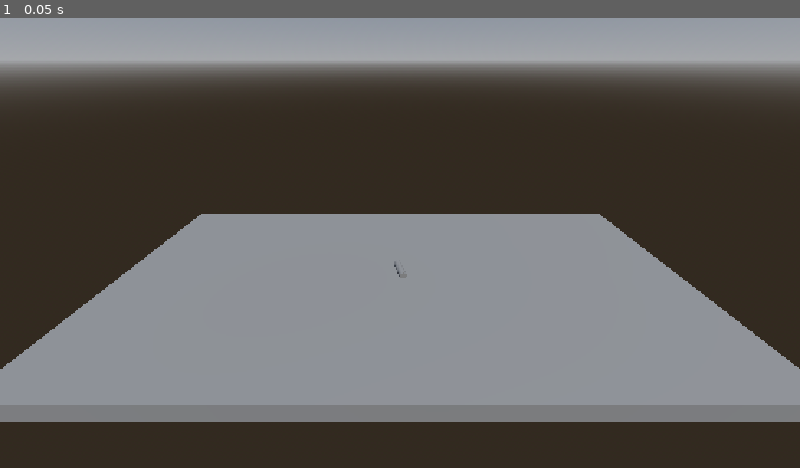
Above: before the commit, frame 1.
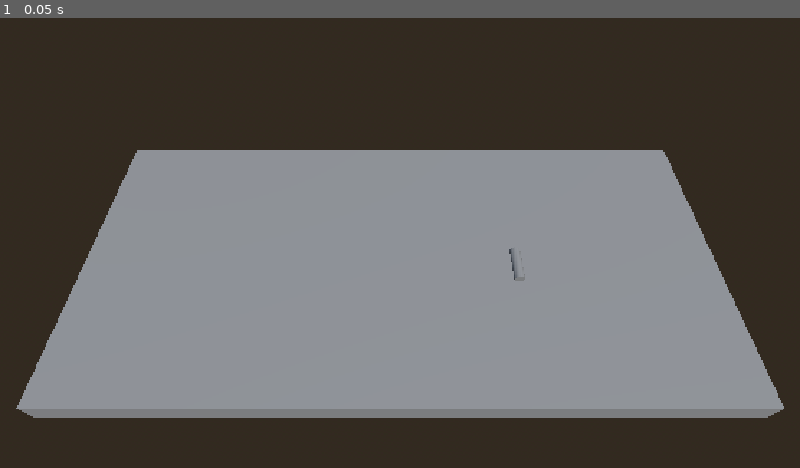
Above: after the commit, the same moment.

Repository: PortalGolem/BrackeysGameJam20262
Game: Godot game, scene res://Scenes/TableSpace.tscn
Same seed, same stepped clock (60 frames per second), same inputs: the game is played once before the commit and once after it.
Inputs:
- Up to frame 1 (0.05 s): no input

The runs differ from the first frame. In frame 1, 31% of the frame differs, in the area x 0-100%, y 0-90%.
Error after the commit: Parse Error: Identifier "position" not declared in the current scope. (res://Scenes/cylender_contents.gd:11)

Commit message:
Items and dropable items

Diff:
--- /dev/null
+++ b/Objects/dropable.tscn
@@ -0,0 +1,19 @@
+[gd_scene format=3 uid="uid://to5ej5dtb3bl"]
+
+[ext_resource type="Script" uid="uid://cp3naar6pskmg" path="res://scripts/Dropable.gd" id="1_v7jbt"]
+
+[sub_resource type="BoxShape3D" id="BoxShape3D_fo3dt"]
+size = Vector3(2.237793, 1, 1.5411377)
+
+[node name="Dropable" type="Node3D" unique_id=671015364]
+script = ExtResource("1_v7jbt")
+
+[node name="Area3D" type="Area3D" parent="." unique_id=1615266648]
+input_ray_pickable = false
+
+[node name="CollisionShape3D" type="CollisionShape3D" parent="Area3D" unique_id=883895052]
+transform = Transform3D(1, 0, 0, 0, 1, 0, 0, 0, 1, 0.6188965, 0, 0.27056885)
+shape = SubResource("BoxShape3D_fo3dt")
+
+[connection signal="body_entered" from="Area3D" to="." method="_on_area_3d_body_entered"]
+[connection signal="body_exited" from="Area3D" to="." method="_on_area_3d_body_exited"]
--- /dev/null
+++ b/Objects/item.tscn
@@ -0,0 +1,20 @@
+[gd_scene format=3 uid="uid://o7yitixrj7ix"]
+
+[ext_resource type="Script" uid="uid://btjao1uly6bk2" path="res://scripts/item.gd" id="1_4ofof"]
+
+[sub_resource type="BoxShape3D" id="BoxShape3D_37okk"]
+size = Vector3(0.16644287, 0.40568542, 0.13760376)
+
+[node name="Item" type="AnimatableBody3D" unique_id=1259799028]
+collision_layer = 2
+collision_mask = 2
+sync_to_physics = false
+script = ExtResource("1_4ofof")
+sensitivity_ = 0.01
+
+[node name="CollisionShape3D" type="CollisionShape3D" parent="." unique_id=1356154326]
+transform = Transform3D(0.9659258, -0.25881904, -1.131334e-08, 0, -4.371139e-08, 1, -0.25881904, -0.9659258, -4.222196e-08, 0, 0, 0)
+shape = SubResource("BoxShape3D_37okk")
+
+[connection signal="mouse_entered" from="." to="." method="_on_mouse_entered"]
+[connection signal="mouse_exited" from="." to="." method="_on_mouse_exited"]
--- a/Scenes/TableSpace.tscn
+++ b/Scenes/TableSpace.tscn
@@ -1,17 +1,11 @@
 [gd_scene format=3 uid="uid://cvlrfj50brt4"]
 
-[ext_resource type="Script" uid="uid://btjao1uly6bk2" path="res://Scenes/item.gd" id="1_ommpx"]
+[ext_resource type="PackedScene" uid="uid://o7yitixrj7ix" path="res://Objects/item.tscn" id="1_67p7y"]
+[ext_resource type="PackedScene" uid="uid://to5ej5dtb3bl" path="res://Objects/dropable.tscn" id="2_hwbjd"]
+[ext_resource type="Script" uid="uid://h568dl6gqtss" path="res://Scenes/cylender_contents.gd" id="3_hwbjd"]
 
 [sub_resource type="BoxMesh" id="BoxMesh_37okk"]
 size = Vector3(9.214111, 0.34521484, 4.4733887)
-
-[sub_resource type="BoxShape3D" id="BoxShape3D_37okk"]
-size = Vector3(0.16644287, 0.40568542, 0.13760376)
-
-[sub_resource type="CylinderMesh" id="CylinderMesh_37okk"]
-top_radius = 0.061523438
-bottom_radius = 0.061523438
-height = 0.39105225
 
 [sub_resource type="ProceduralSkyMaterial" id="ProceduralSkyMaterial_u057j"]
 
@@ -26,6 +20,11 @@
 
 [sub_resource type="Compositor" id="Compositor_2gruq"]
 
+[sub_resource type="CylinderMesh" id="CylinderMesh_37okk"]
+top_radius = 0.296875
+bottom_radius = 0.296875
+height = 0.50305176
+
 [node name="TableSpace" type="Node3D" unique_id=1361018379]
 
 [node name="Table" type="Node3D" parent="." unique_id=1377402160]
@@ -35,19 +34,8 @@
 mesh = SubResource("BoxMesh_37okk")
 
 [node name="Camera3D" type="Camera3D" parent="." unique_id=755732051]
-transform = Transform3D(1, 0, 0, 0, 0.8481961, 0.5296824, 0, -0.5296824, 0.8481961, 0, 3.1730628, 3.9376564)
-
-[node name="Item" type="AnimatableBody3D" parent="." unique_id=1311023499]
-transform = Transform3D(1, 0, 0, 0, 1, 0, 0, 0, 1, 0, 0.5796907, 0)
-script = ExtResource("1_ommpx")
-
-[node name="CollisionShape3D" type="CollisionShape3D" parent="Item" unique_id=480941083]
-transform = Transform3D(0.9659258, -0.25881904, -1.131334e-08, 0, -4.371139e-08, 1, -0.25881904, -0.9659258, -4.222196e-08, 0, -0.3815074, 0)
-shape = SubResource("BoxShape3D_37okk")
-
-[node name="MeshInstance3D" type="MeshInstance3D" parent="Item" unique_id=1027030971]
-transform = Transform3D(0.9659258, -0.25881904, -1.131334e-08, 0, -4.371139e-08, 1, -0.25881904, -0.9659258, -4.222196e-08, 0, -0.3815074, 0)
-mesh = SubResource("CylinderMesh_37okk")
+transform = Transform3D(1, 0, 0, 0, 0.5930183, 0.8051891, 0, -0.8051891, 0.5930183, 0, 5.988659, 4.082383)
+fov = 50.0
 
 [node name="WorldEnvironment" type="WorldEnvironment" parent="." unique_id=378084259]
 environment = SubResource("Environment_37okk")
@@ -57,5 +45,17 @@
 [node name="DirectionalLight3D" type="DirectionalLight3D" parent="." unique_id=1747452872]
 transform = Transform3D(-0.9396926, 0.27061445, 0.20915462, 0, -0.6115271, 0.7912235, 0.3420202, 0.7435069, 0.5746475, 0, 0, 0)
 
-[connection signal="mouse_entered" from="Item" to="Item" method="_on_mouse_entered"]
-[connection signal="mouse_exited" from="Item" to="Item" method="_on_mouse_exited"]
+[node name="Dropable" parent="." unique_id=671015364 instance=ExtResource("2_hwbjd")]
+transform = Transform3D(1, 0, 0, 0, 1, 0, 0, 0, 1, -3.770794, 5.9604645e-08, -1.5410397)
+
+[node name="Cylender" parent="." unique_id=511029066 instance=ExtResource("1_67p7y")]
+transform = Transform3D(1, 0, 0, 0, 1, 0, 0, 0, 1, 1.6878502, 0.20607787, 0.2055111)
+
+[node name="MeshInstance3D" type="MeshInstance3D" parent="Cylender" unique_id=678063040]
+transform = Transform3D(-0.25129807, 0, 0, 0, -4.371139e-08, -0.25129807, 0, -1, 1.09845875e-08, 0, 0, 0)
+mesh = SubResource("CylinderMesh_37okk")
+
+[node name="CylenderContents" type="Node" parent="Cylender" unique_id=1678490825]
+script = ExtResource("3_hwbjd")
+
+[connection signal="inspectObject" from="Cylender" to="Cylender/CylenderContents" method="_on_cylender_inspect_object"]
--- /dev/null
+++ b/Scenes/cylender_contents.gd
@@ -0,0 +1,11 @@
+extends Node
+
+@export var contents:Node3D
+
+var hasContents = true
+
+func _on_cylender_inspect_object() -> void:
+	if hasContents:
+		contents.process_mode = Node.PROCESS_MODE_INHERIT
+		contents.reparent(get_parent(), true)
+		contents.position = position
--- /dev/null
+++ b/scripts/Dropable.gd
@@ -0,0 +1,27 @@
+class_name Drop
+
+extends Node3D
+
+signal trigger_dropped_function
+
+# Called when the node enters the scene tree for the first time.
+func _ready() -> void:
+	pass # Replace with function body.
+
+
+# Called every frame. 'delta' is the elapsed time since the previous frame.
+func _process(delta: float) -> void:
+	pass
+
+
+func _on_area_3d_body_entered(body: Node3D) -> void:
+	if body is Item and body.has_signal("dropObject"):
+		body.dropObject.connect(_object_dropped_in_area)
+
+
+func _on_area_3d_body_exited(body: Node3D) -> void:
+	if body is Item and body.dropObject.is_connected(_object_dropped_in_area):
+		body.dropObject.disconnect(_object_dropped_in_area)
+
+func _object_dropped_in_area(position) -> void:
+	trigger_dropped_function.emit()
--- a/Scenes/item.gd
+++ b/scripts/item.gd
@@ -6,11 +6,13 @@
 var itemTouched := false
 var movementInput := Vector2.ZERO
 @export var sensitivity_ := .1
+signal inspectObject
+signal dropObject(position)
 
 func _input(event):
 	# Mouse in viewport coordinates.
 	if event is InputEventMouseMotion:
-		movementInput = event.relative
+		movementInput += event.relative
 
 # Called when the node enters the scene tree for the first time.
 func _ready() -> void:
@@ -21,12 +23,20 @@
 func _process(delta: float) -> void:
 	if Input.is_action_just_pressed("m_left") and itemTouched:
 		grabbed = true
+	if Input.is_action_just_pressed("m_right") and itemTouched:
+		dropItem()
+		inspectObject.emit()
 	if Input.is_action_just_released("m_left"):
-		grabbed = false
+		dropItem()
 	if grabbed:
-		position += Vector3(movementInput.x, 0, movementInput.y) * sensitivity_
-		print(Vector3(movementInput.x, 0, movementInput.y) * sensitivity_ )
+		position.x += movementInput.x * sensitivity_
+		position.z += movementInput.y * sensitivity_
+	movementInput = Vector2.ZERO
 
+
+func dropItem():
+	grabbed = false
+	dropObject.emit(position)
 
 func _on_mouse_entered() -> void:
 	itemTouched = true
Not shown, added: Scenes/cylender_contents.gd.uid
Not shown, added: scripts/Dropable.gd.uid
Renamed: Scenes/item.gd.uid -> scripts/item.gd.uid
